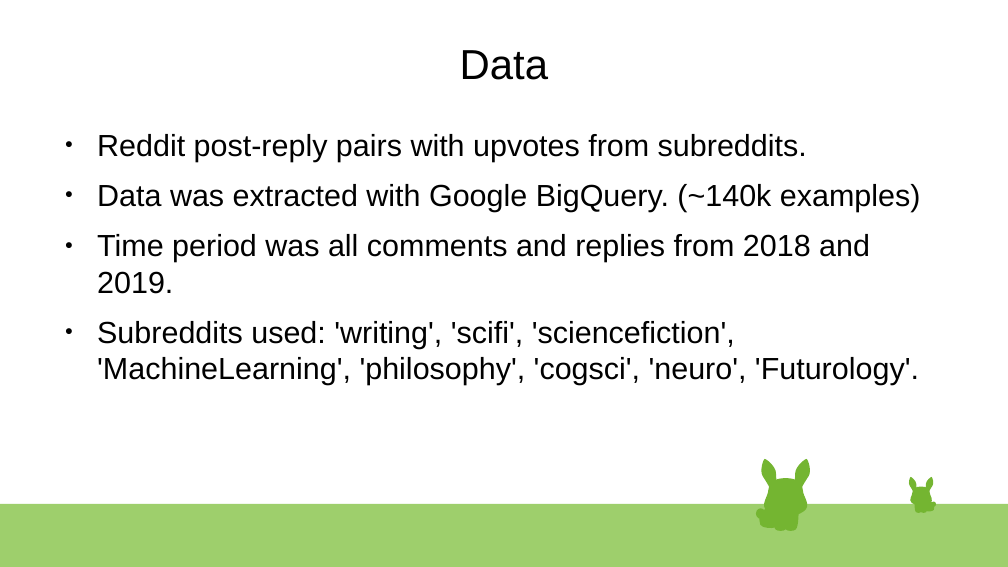
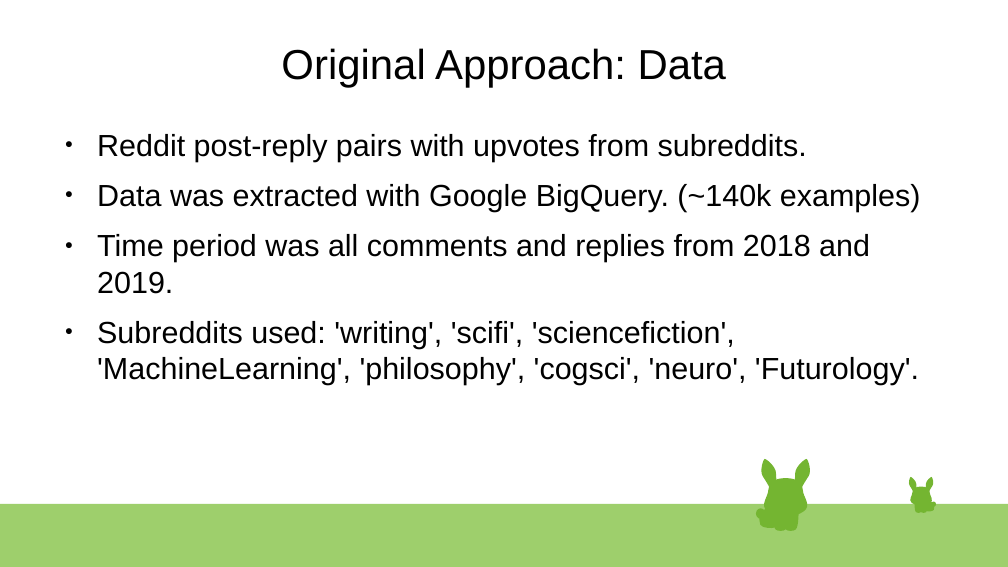
Before and after one commit to Charlie-Bell/final-project-spiced, a slide deck: slide 8 of presentation.odp (slide 9 before the commit). Drawn at 1008x567 pixels with LibreOffice and Linux fonts; fonts in the diff are those of the drawing. Boxes give left, top, right and bottom in pixels: in the first picture for what was removed or moved away, otherwise in the second. Text is boxed around its words. In the diff, an @@ line names an element or a change of style, - is before the commit and + after.

```diff
--- a/presentation.odp
+++ b/presentation.odp
@@ title at <box>281,48,726,88</box>: text changed @@
-Data
+Original Approach: Data
```
Also in this commit, not shown: 3 other slides changed, 3 slides added, 6 other files.
